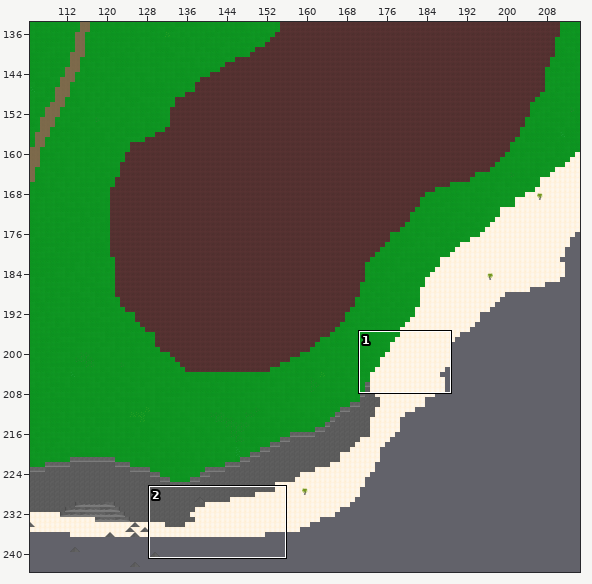
One commit to this Tiled map: Assets/Tilemaps/Island Test.tmx. The first picture is a wide view before the edit; the outline marks the close-up.
Close-up. Before:
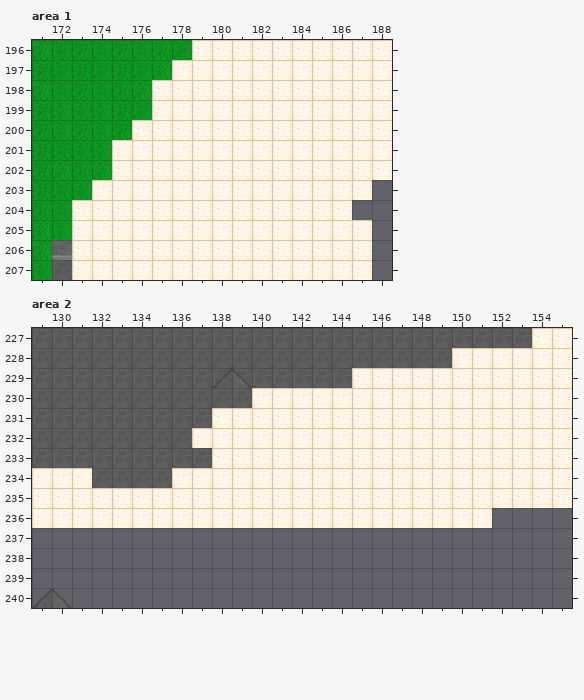
Cells are 32x32 px. Shown: area 1 x 171..188, y 196..207; area 2 x 129..155, y 227..240. The commit also changed other parts of the map, which this record leaves out. Layer "above" is drawn 0,-32 px off the grid.
The result:
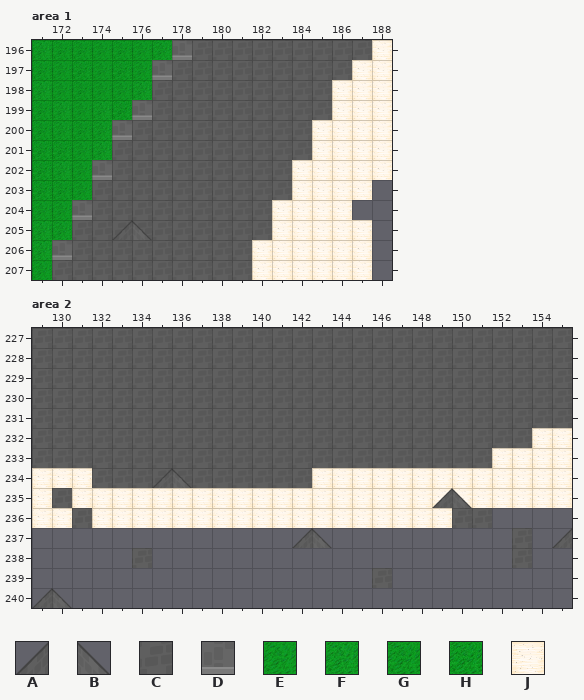
Key: from "RPGpack_sheet": A 503, B 504, C 579, D 710; from "grass_variation": E 0 "grass_noise1", F 2 "grass_noise3", G 3 "grass_noise4", H 4 "grass_noise5"; from "sand": J 0.
_ is an empty cell, . an unchanged one.
Edits made:
--- layer "Tile Layer 1", area 1
@@ x 173..187 @@
-196 .....HJJJJJJJJJ
-197 ....FJJJJJJJJJ.
-198 ....JJJJJJJJJ..
-199 ...EJJJJJJJJJ..
-200 ..GJJJJJJJJJ...
-201 ..JJJJJJJJJJ...
-202 .FJJJJJJJJJ....
-203 .JJJJJJJJJJ....
-204 JJJJJJJJJJ.....
-205 JJJJJJJJJJ.....
-206 JJJJJJJJJ......
-207 JJJJJJJJJ......
+196 .....DCCCCCCCCC
+197 ....DCCCCCCCCC.
+198 ....CCCCCCCCC..
+199 ...DCCCCCCCCC..
+200 ..DCCCCCCCCC...
+201 ..CCCCCCCCCC...
+202 .DCCCCCCCCC....
+203 .CCCCCCCCCC....
+204 DCCCCCCCCC.....
+205 CCCCCCCCCC.....
+206 CCCCCCCCC......
+207 CCCCCCCCC......
--- layer "above", area 1
@@ x 175..176 @@
-206 __
+206 AB
--- layer "Tile Layer 1", area 2
@@ x 130..155 @@
-227 ........................JJ
-228 ....................JJJJJJ
-229 ...............JJJJJJJJJJJ
-230 ..........JJJJJJJJJJJJJJJJ
-231 ........JJJJJJJJJJJJJJJJJJ
-232 .......JJJJJJJJJJJJJJJJJ..
-233 ........JJJJJJJJJJJJJJ....
-234 ......JJJJJJJ.............
-235 J.........................
-236 .J..................JJ....
+227 ........................CC
+228 ....................CCCCCC
+229 ...............CCCCCCCCCCC
+230 ..........CCCCCCCCCCCCCCCC
+231 ........CCCCCCCCCCCCCCCCCC
+232 .......CCCCCCCCCCCCCCCCC..
+233 ........CCCCCCCCCCCCCC....
+234 ......CCCCCCC.............
+235 C.........................
+236 .C..................CC....
--- layer "above", area 2
@@ x 138..139 @@
-230 AB
+230 __
@@ x 135..150 @@
-235 __..............
-236 ..............__
+235 AB..............
+236 ..............AB
@@ x 142..155 @@
-238 __..........._
+238 AB...........A
